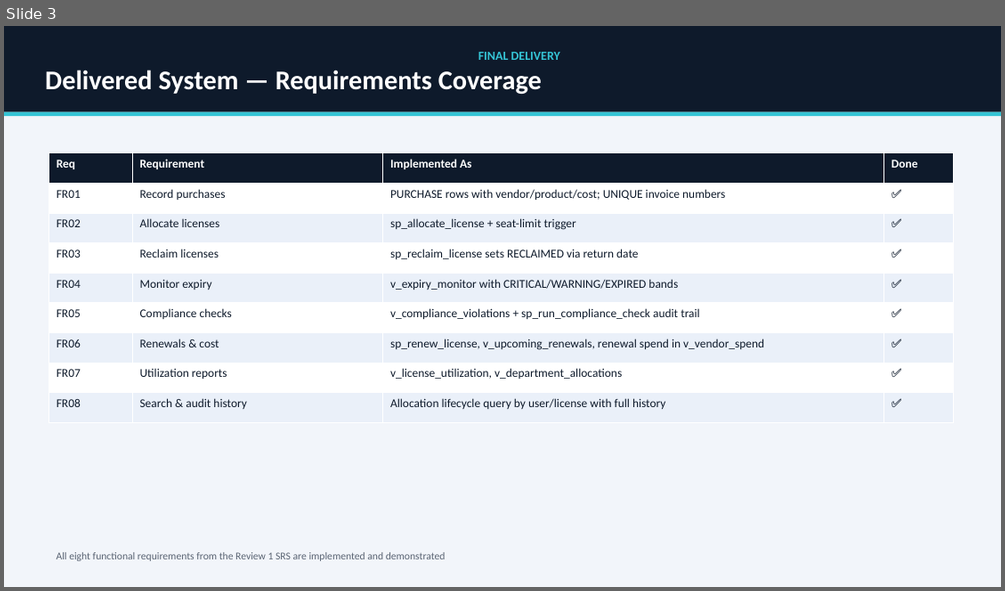
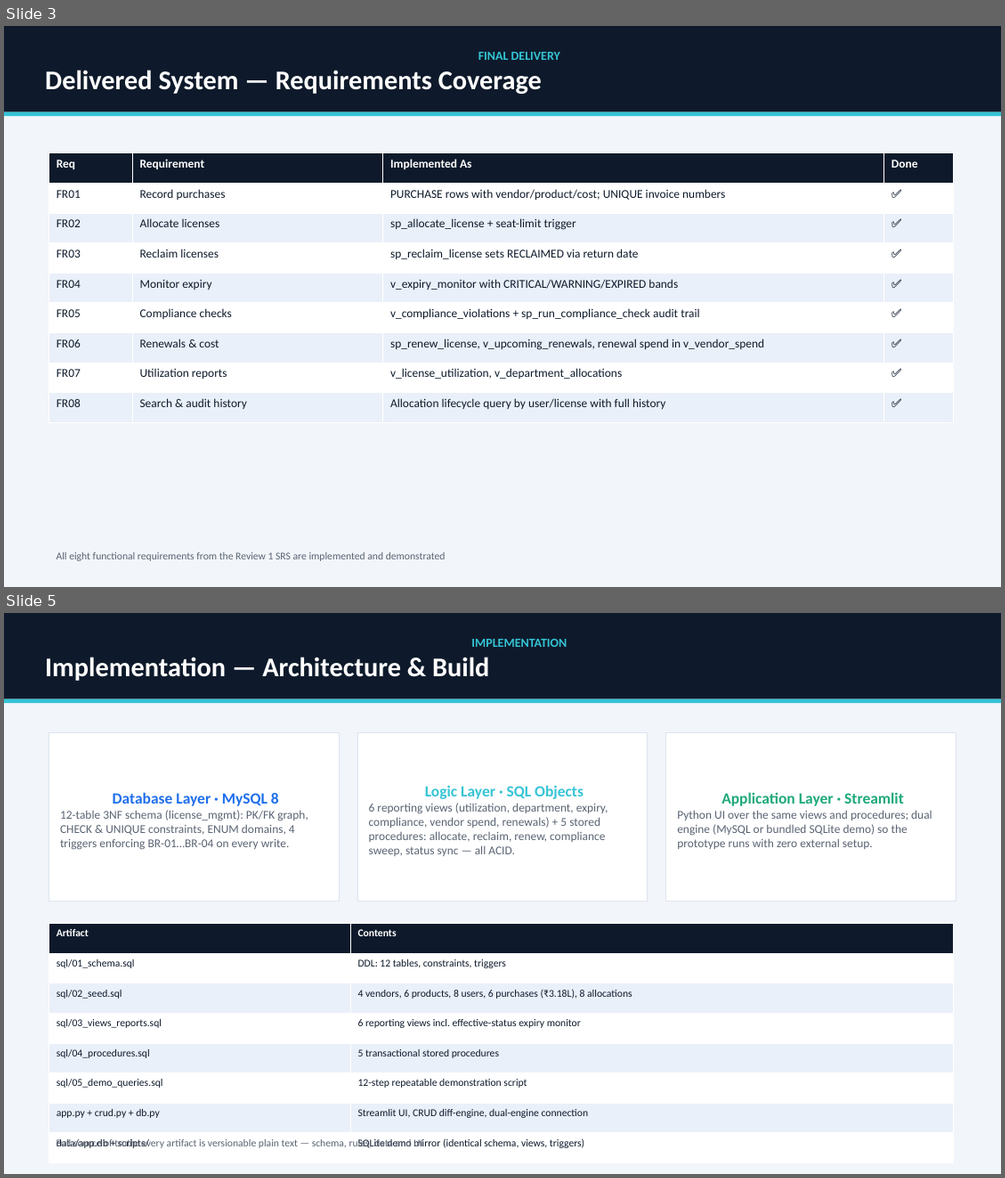
Before and after one commit to Rish3666/Software-License-Subscription-Management-System, a slide deck: ppt_review3.pptx. Shown one above the other, each under a label of ours: slide 3 before the commit, slides 3 and 5 after it; the slides between them are not shown. The pictures are 1005x591 and 1005x1178 pixels, drawn with LibreOffice and Linux fonts; fonts in the diff are those of the drawing. Boxes give left, top, right and bottom in pixels: in the first picture for what was removed or moved away, otherwise in the second. Text is boxed around its words. In the diff, an @@ line names an element or a change of style, - is before the commit and + after.

```diff
--- a/ppt_review3.pptx
+++ b/ppt_review3.pptx
@@ slide 5 added at box(4, 613, 1001, 1174), background #FFFFFF @@
@@ rectangle added at box(4, 613, 1001, 1174), fill #F2F5FA @@
@@ rectangle added at box(4, 613, 1001, 699), fill #0E1A2B, 26 pt, text #FFFFFF, bold @@
+IMPLEMENTATION
+Implementation — Architecture & Build
@@ rectangle added at box(4, 699, 1001, 704), fill #35C4D5 @@
@@ rectangle added at box(48, 732, 339, 900), fill #FFFFFF, outline #DDE4EE 0.75 pt, 11.5 pt, text #5A6473 @@
+Database Layer · MySQL 8
+12-table 3NF schema (license_mgmt): PK/FK graph, CHECK & UNIQUE constraints, ENUM domains, 4 triggers enforcing BR-01…BR-04 on every write.
@@ rectangle added at box(357, 732, 647, 900), fill #FFFFFF, outline #DDE4EE 0.75 pt, 11.5 pt, text #5A6473 @@
+Logic Layer · SQL Objects
+6 reporting views (utilization, department, expiry, compliance, vendor spend, renewals) + 5 stored procedures: allocate, reclaim, renew, compliance sweep, status sync — all ACID.
@@ rectangle added at box(666, 732, 956, 900), fill #FFFFFF, outline #DDE4EE 0.75 pt, 11.5 pt, text #5A6473 @@
+Application Layer · Streamlit
+Python UI over the same views and procedures; dual engine (MySQL or bundled SQLite demo) so the prototype runs with zero external setup.
@@ table added at box(48, 924, 954, 1163), 8 rows, 2 columns @@
+Artifact | Contents
+sql/01_schema.sql | DDL: 12 tables, constraints, triggers
+sql/02_seed.sql | 4 vendors, 6 products, 8 users, 6 purchases (₹3.18L), 8 allocations
+sql/03_views_reports.sql | 6 reporting views incl. effective-status expiry monitor
+sql/04_procedures.sql | 5 transactional stored procedures
+sql/05_demo_queries.sql | 12-step repeatable demonstration script
+app.py + crud.py + db.py | Streamlit UI, CRUD diff-engine, dual-engine connection
+data/app.db + scripts/ | SQLite demo mirror (identical schema, views, triggers)
@@ text added at box(57, 1139, 422, 1148), 10 pt, text #5A6473 @@
+Full source of truth: every artifact is versionable plain text — schema, rules, data and UI
```
Also in this commit, not shown: 3 slides changed, 5 other slides added, 13 other files.
